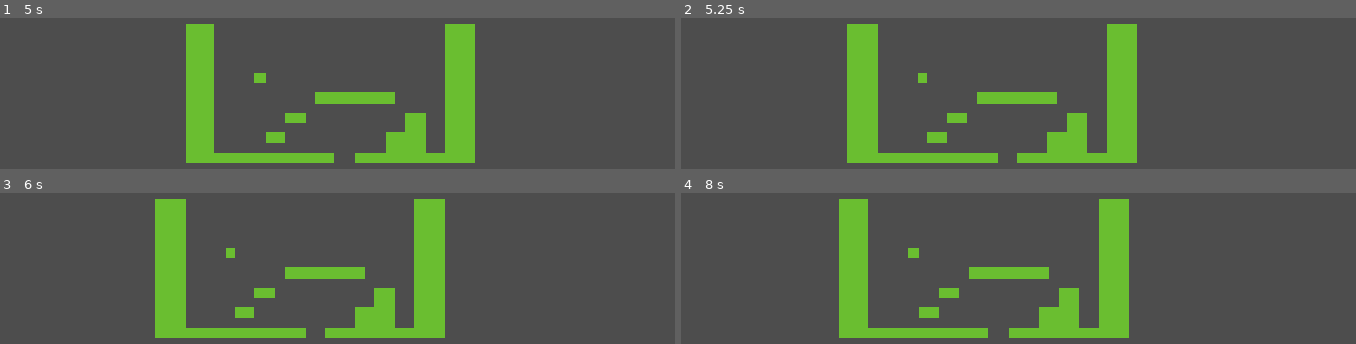
Above: before the commit, frames 1-4 (two rows, left to right).
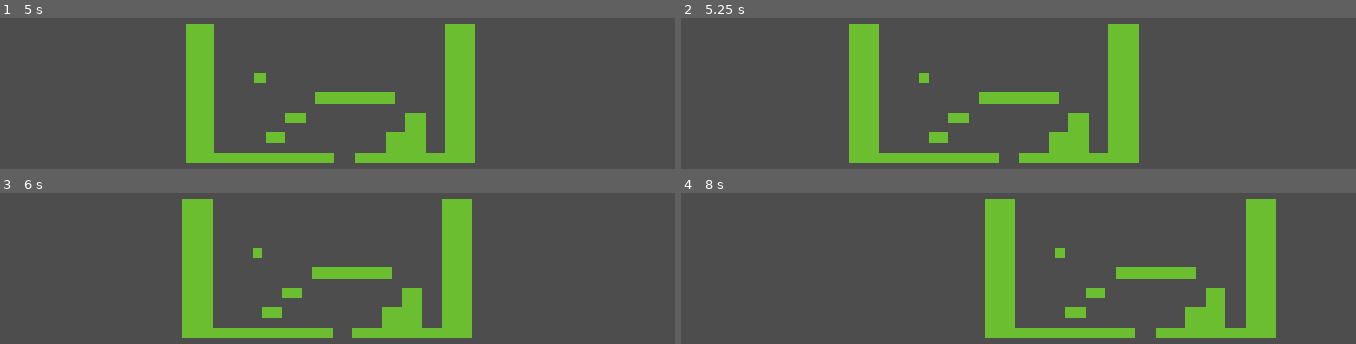
Above: after the commit, the same moments.

Repository: CafCat49/LoginTheVideoGame
Game: Godot game, scene res://SLBPHTilemapLevel003.tscn
The game is run twice, just before and just after one commit, with the same random seed, the same clock (stepped at 60 frames per second) and the same inputs.
Inputs:
- Up to frame 1 (5 s): tap Enter (ui_accept) at 0.5, 0.77, 1.52, 3.02, 3.5, 3.77, 4.25, 4.52 s; hold Right (ui_right) 0.53-2.03 s; hold Left (ui_left) 2.03-2.78 s; hold Right (ui_right) 2.78-4.28 s; hold Left (ui_left) from 4.28 s (still down)
- Up to frame 2 (5.25 s): tap Enter (ui_accept) at 5 s; release Left (ui_left) at 5.03 s; hold Right (ui_right) from 5.03 s (still down)
- Up to frame 3 (6 s): release Right (ui_right) at 5.78 s; hold Left (ui_left) from 5.78 s (still down)
- Up to frame 4 (8 s): tap Enter (ui_accept) at 6.02, 6.77, 7.52 s; release Left (ui_left) at 7.28 s; hold Right (ui_right) from 7.28 s (still down)

Frame 1 is identical in both runs. In frame 2, 1.1% of the frame differs, in the area x 24-68%, y 3-97%; in frame 3, 18%; in frame 4, 22%, in the area x 23-89%, y 3-97%.

Commit message:
Bounce castle!!!

Diff:
--- a/source/EnemyController.gd
+++ b/source/EnemyController.gd
@@ -1,13 +1,26 @@
 extends CharacterBody2D
 
-@export var SPEED = 200.0
+@export var SPEED = 100.0
+@export var JUMP_VELOCITY = -200
 @export var direction = 1;
 @export var is_ledge_turning = true
 @export var is_wall_bouncing = true
+@export var is_jumping = true
 
 @onready var ledge_check = $RayCast2D
 
-@onready var ray_offset_x = ledge_check.position.x
+var gravity = ProjectSettings.get_setting("physics/2d/default_gravity")
+
+func _ready() -> void:
+	var total_bounce_time = (2 * abs(JUMP_VELOCITY)) / gravity
+	var bounce_distance = SPEED * total_bounce_time
+
+	if (is_jumping):
+		ledge_check.position.x = bounce_distance
+		ledge_check.position.y = 0
+		ledge_check.target_position = Vector2(0, 150)
+
+
 
 # Called every frame. 'delta' is the elapsed time since the previous frame.
 func _process(delta: float) -> void:
@@ -24,6 +37,8 @@
 		if (wall_normal.x < 0 and direction > 0) or (wall_normal.x > 0 and direction < 0):
 			hit_wall = true
 
+	if is_jumping and is_on_floor():
+		velocity.y = JUMP_VELOCITY
 
 	if hit_ledge or hit_wall:
 		turn_around()
@@ -35,4 +50,5 @@
 
 func turn_around():
 	direction *= -1
-	ledge_check.position.x = ray_offset_x * direction
+	ledge_check.position.x = abs(ledge_check.position.x) * direction
+	ledge_check.force_raycast_update()
--- a/source/SLBPHTilemapLevel003.tscn
+++ b/source/SLBPHTilemapLevel003.tscn
@@ -72,7 +72,22 @@
 shape = SubResource("RectangleShape2D_it1ls")
 
 [node name="Enemy2" parent="." unique_id=235500471 instance=ExtResource("4_ktfj3")]
-position = Vector2(528, 272)
+position = Vector2(496, 264)
+JUMP_VELOCITY = -400
+
+[node name="Enemy3" parent="." unique_id=752136705 instance=ExtResource("4_ktfj3")]
+position = Vector2(568, 192)
+JUMP_VELOCITY = -400
+direction = -1
+
+[node name="Enemy4" parent="." unique_id=599921861 instance=ExtResource("4_ktfj3")]
+position = Vector2(440, 176)
+JUMP_VELOCITY = -400
+direction = -1
+
+[node name="Enemy5" parent="." unique_id=416612095 instance=ExtResource("4_ktfj3")]
+position = Vector2(632, 240)
+JUMP_VELOCITY = -400
 
 [connection signal="body_entered" from="FallArea" to="FallArea" method="_on_body_entered"]
 [connection signal="body_entered" from="CheckPoint1" to="CheckPoint1" method="_on_body_entered"]
